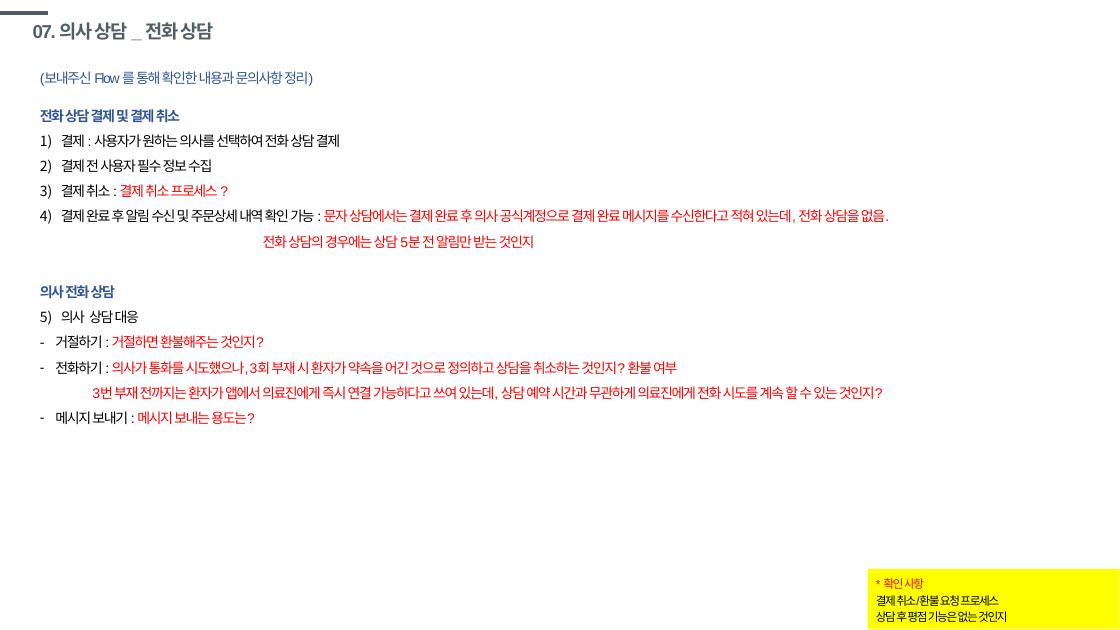
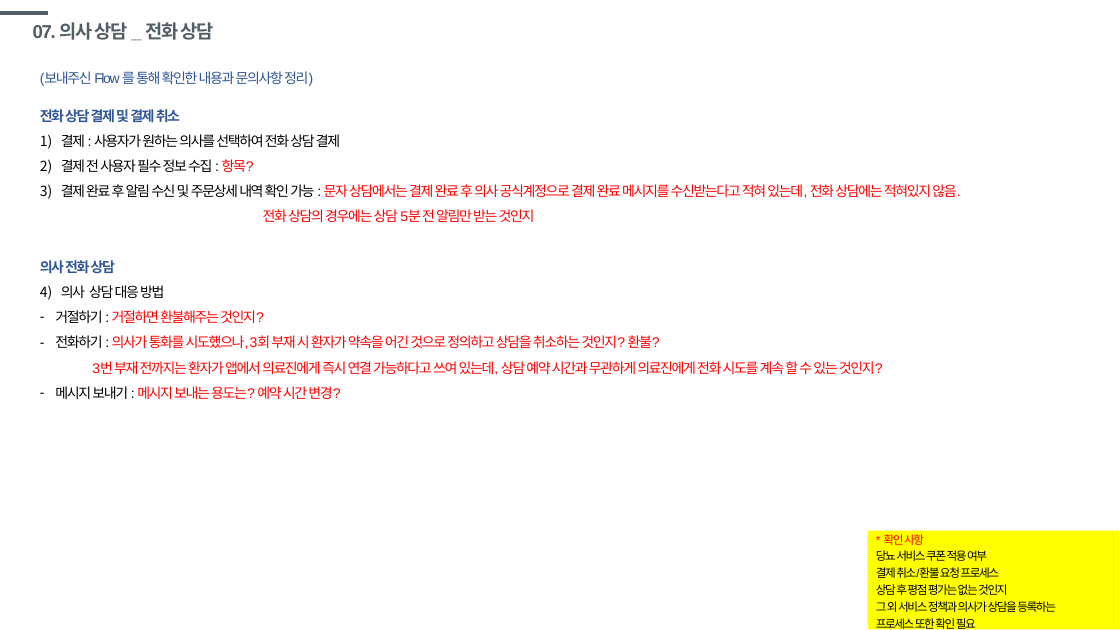
Before and after one commit to windsoccer/H160, a slide deck: slide 30 of 01 기획/SF_[건강160]당뇨_20191002.pptx (slide 31 before the commit). Drawn at 1120x630 pixels with LibreOffice and Linux fonts; fonts in the diff are those of the drawing. Boxes give left, top, right and bottom in pixels: in the first picture for what was removed or moved away, otherwise in the second. Text is boxed around its words. In the diff, an @@ line names an element or a change of style, - is before the commit and + after.

Commit message:
의사 상담>문자, 전화, 화상 상담 flow 추가

```diff
--- a/01 기획/SF_[건강160]당뇨_20191002.pptx
+++ b/01 기획/SF_[건강160]당뇨_20191002.pptx
@@ text at [61,159,960,198]: text changed @@
-2) 결제 전 사용자 필수 정보 수집
-3) 결제 취소 : 결제 취소 프로세스 ?
-4) 결제 완료 후 알림 수신 및 주문상세 내역 확인 가능 : 문자 상담에서는 결제 완료 후 의사 공식계정으로 결제 완료 메시지를 수신한다고 적혀 있는데, 전화 상담을 없음.
+2) 결제 전 사용자 필수 정보 수집 : 항목?
+3) 결제 완료 후 알림 수신 및 주문상세 내역 확인 가능 : 문자 상담에서는 결제 완료 후 의사 공식계정으로 결제 완료 메시지를 수신받는다고 적혀 있는데, 전화 상담에는 적혀있지 않음.
@@ text at [61,285,164,298]: text changed @@
-1) 의사 상담 대응
+1) 의사 상담 대응 방법
@@ text at [55,335,660,349]: text changed @@
-– 전화하기 : 의사가 통화를 시도했으나, 3회 부재 시 환자가 약속을 어긴 것으로 정의하고 상담을 취소하는 것인지? 환불 여부
+– 전화하기 : 의사가 통화를 시도했으나, 3회 부재 시 환자가 약속을 어긴 것으로 정의하고 상담을 취소하는 것인지? 환불?
@@ text at [55,386,340,399]: text changed @@
-– 메시지 보내기 : 메시지 보내는 용도는?
+– 메시지 보내기 : 메시지 보내는 용도는? 예약 시간 변경?
@@ rectangle "* 확인 사항": place and size @@
-rectangle "* 확인 사항" at [868,569,1120,629]
+rectangle "* 확인 사항" at [868,531,1120,630]
@@ text in rectangle at [876,550,987,561]: paragraph added @@
+당뇨 서비스 쿠폰 적용 여부
@@ text in rectangle at [876,584,1056,630]: text changed @@
-상담 후 평점 기능은 없는 것인지
+상담 후 평점 평가는 없는 것인지
+그 외 서비스 정책과 의사가 상담을 등록하는
+프로세스 또한 확인 필요
```
Also in this commit, not shown: 10 other slides changed, 2 slides removed.
